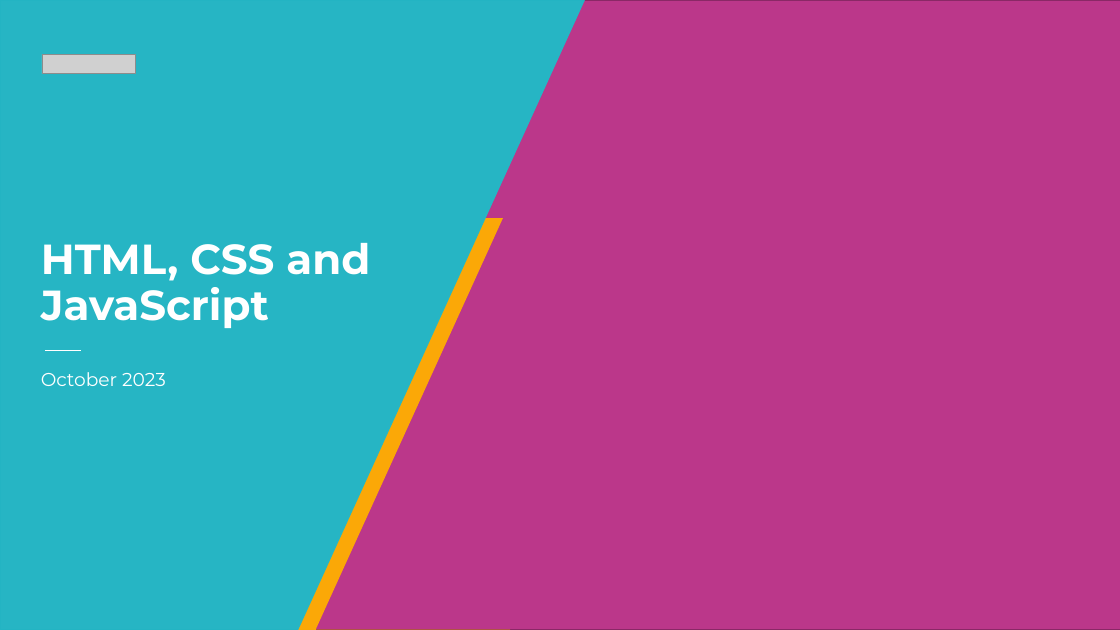
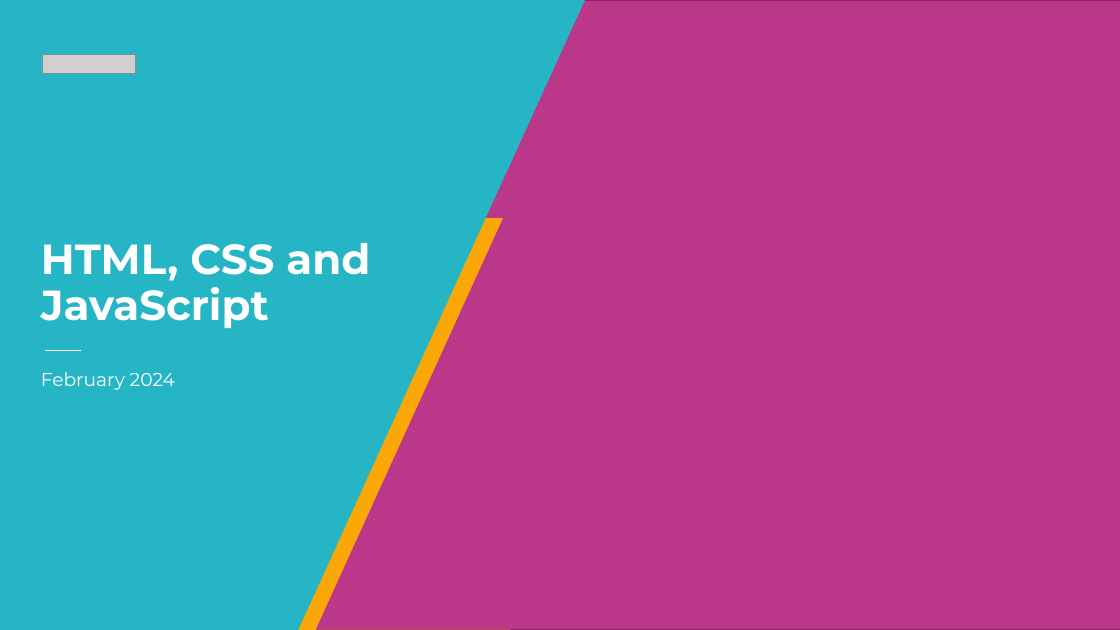
Before and after one commit to rickaw/softwire-work-experience-feb-2024, a slide deck: slide 1 of presentations/html-css-js.pptx. Drawn at 1120x630 pixels with LibreOffice and Linux fonts; fonts in the diff are those of the drawing; grey boxes stand for pictures; background and template pictures are left out; a plain dark background stands for a picture behind light text. Boxes give left, top, right and bottom in pixels: in the first picture for what was removed or moved away, otherwise in the second. Text is boxed around its words. In the diff, an @@ line names an element or a change of style, - is before the commit and + after.

Commit message:
Update presentations

```diff
--- a/presentations/html-css-js.pptx
+++ b/presentations/html-css-js.pptx
@@ subtitle at [41, 372, 175, 390]: text changed @@
-October 2023
+February 2024
```
Also in this commit, not shown: 2 other files.
